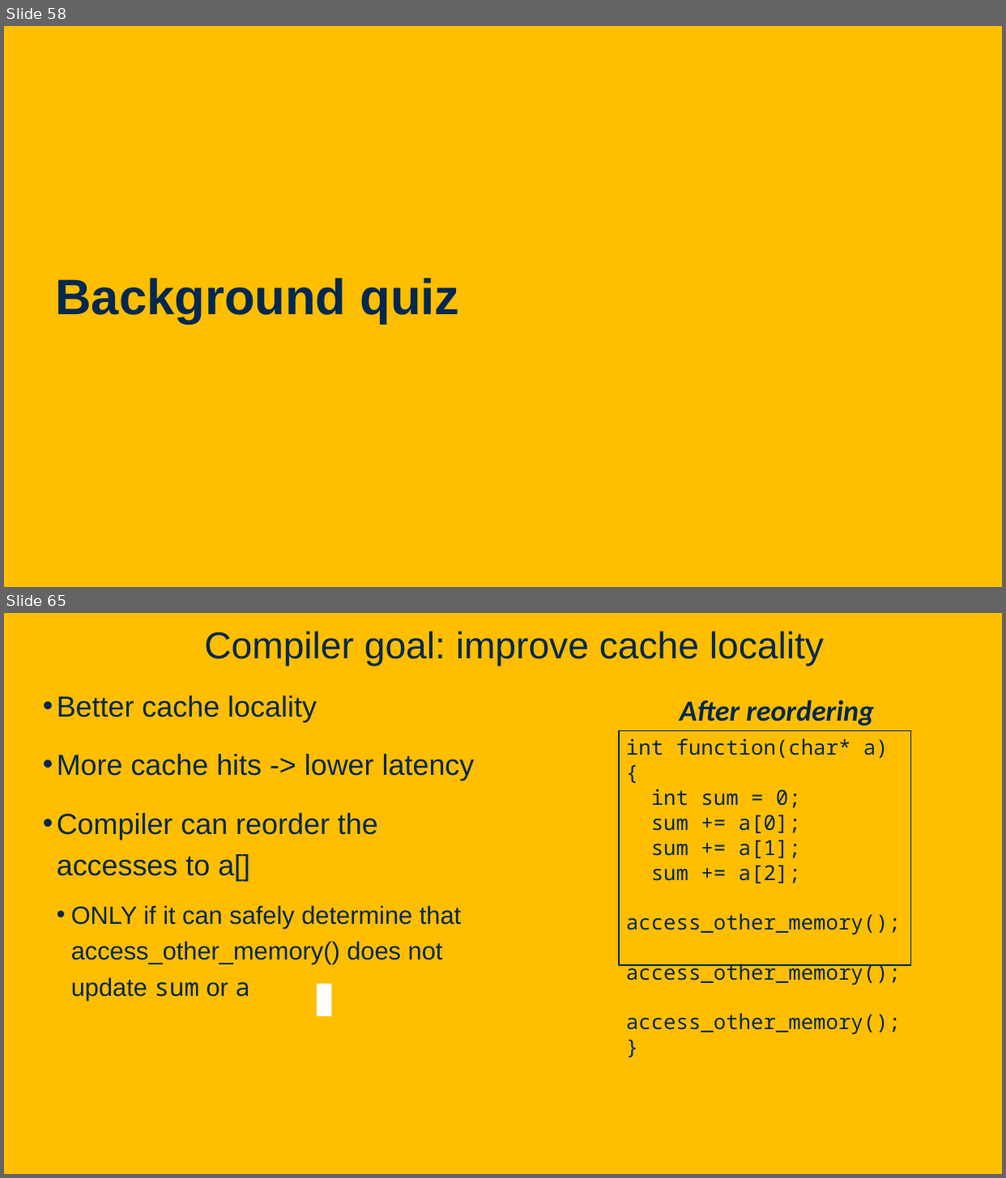
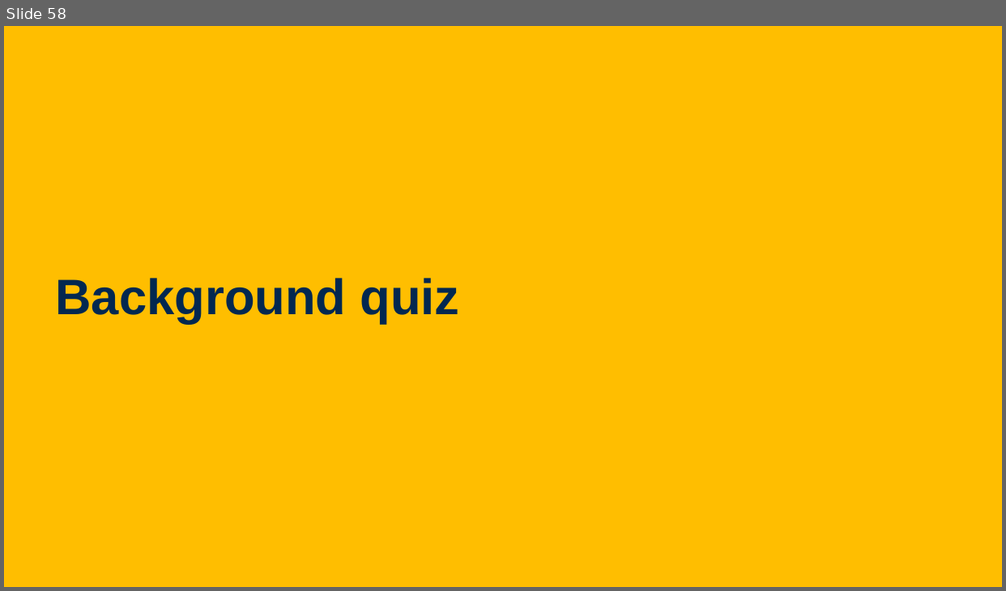
Before and after one commit to davsec-teaching/ECS289C-Spring2025, a slide deck: slides/1_logistics_compiler_intro.pptx. Shown one above the other, each under a label of ours: slides 58 and 65 before the commit, slide 58 after it; the slides between them are not shown. The pictures are 1006x1178 and 1006x591 pixels, drawn with LibreOffice and Linux fonts; fonts in the diff are those of the drawing; background and template pictures are left out. Boxes give left, top, right and bottom in pixels: in the first picture for what was removed or moved away, otherwise in the second. Text is boxed around its words. In the diff, an @@ line names an element or a change of style, - is before the commit and + after.

```diff
--- a/slides/1_logistics_compiler_intro.pptx
+++ b/slides/1_logistics_compiler_intro.pptx
@@ slide 65 removed at bbox=[4, 613, 1002, 1174], background picture (left out) @@
@@ title removed at bbox=[204, 631, 824, 666] @@
-Compiler goal: improve cache locality
@@ text removed at bbox=[57, 696, 475, 1000] @@
-• Better cache locality
-• More cache hits -> lower latency
-• Compiler can reorder the accesses to a[]
-  • ONLY if it can safely determine that access_other_memory() does not update sum or a
@@ text removed at bbox=[680, 700, 874, 726] @@
-After reordering
@@ rectangle removed at bbox=[619, 731, 910, 965] @@
-int function(char* a) {
-int sum = 0;
-sum += a[0];
-sum += a[1];
-sum += a[2];
-access_other_memory();
-access_other_memory();
-access_other_memory();
-}
@@ rectangle removed at bbox=[317, 983, 332, 1016] @@
```
Also in this commit, not shown: 3 slides changed, 10 other slides removed, 1 other file.
